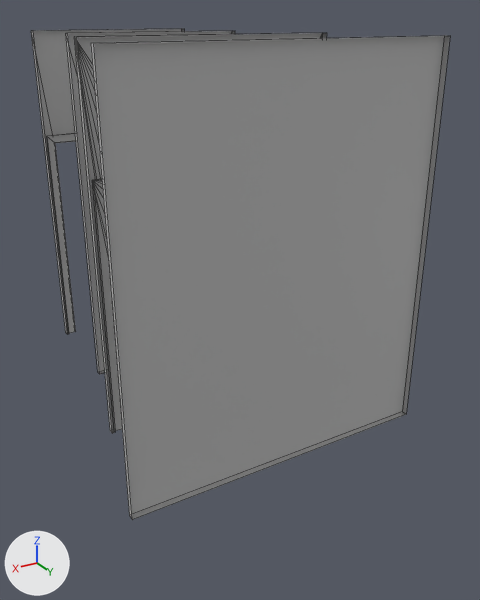
Renders of the FBX model Assets/04_Models/Bibliotheque/Mur.fbx from each side of a commit.
Both versions are drawn from a 50 mm lens placed at (8.45, 11.44, 3.13), pointed at (5.94, 7.26, 1.04). Arrows for +X, +Y and +Z are at lower left; the lights stay in place. Mesh edges are drawn as thin lines. Where no turn or scale is listed for an object, it has been applied to the vertices.

In view in the first picture: 'Mur_Enorme', 'Mur_Porte_Cadrillage', 'Mur_Porte_Double', 'Mur_Porte_Double_Petite'.
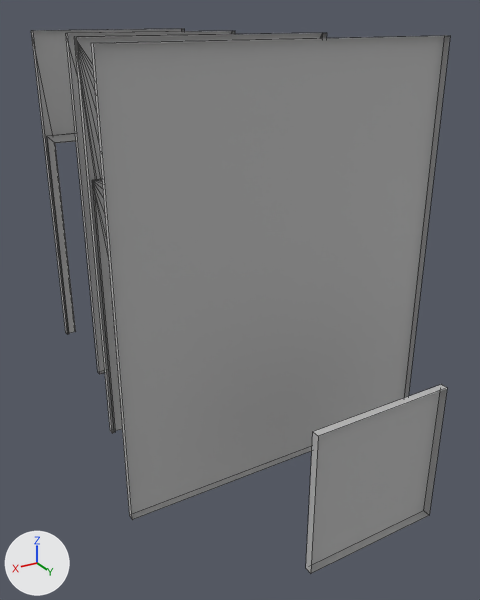
Patch to the scene script:
```diff
--- a/Assets/04_Models/Bibliotheque/Mur.fbx.py
+++ b/Assets/04_Models/Bibliotheque/Mur.fbx.py
@@ me_mesh_004 @@
+me_mesh_004.from_pydata([(-0.5, -0.025, 0.0), (0.5, -0.025, 0.0), (-0.5, -0.025, 1.0), (0.5, -0.025, 1.0), (-0.5, 0.025, 1.0), (0.5, 0.025, 1.0), (-0.5, 0.025, 0.0), (0.5, 0.025, 0.0)], [], [(0, 1, 3, 2), (2, 3, 5, 4), (6, 7, 1, 0), (1, 7, 5, 3), (6, 0, 2, 4)])
+me_mesh_004.materials.append(mat_lambert1)  # grey #bcbcbc
@@ ob_mur_augmentation @@
+ob_mur_augmentation = bpy.data.objects.new('Mur_Augmentation', me_mesh_004)
+ob_mur_augmentation.location = (6.0, 9.0, 0.0)
```

Changed parts and their boxes [x1, y1, x2, y2] in the pictures (480 x 600 px):
'Mur_Augmentation', added
    after: [306, 384, 447, 573]
